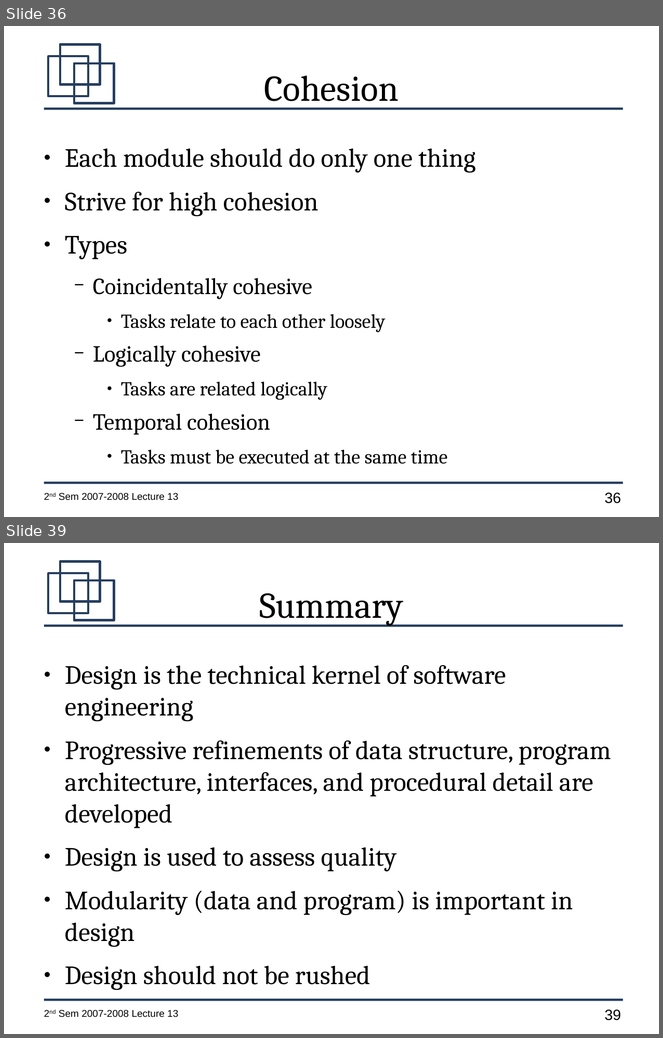
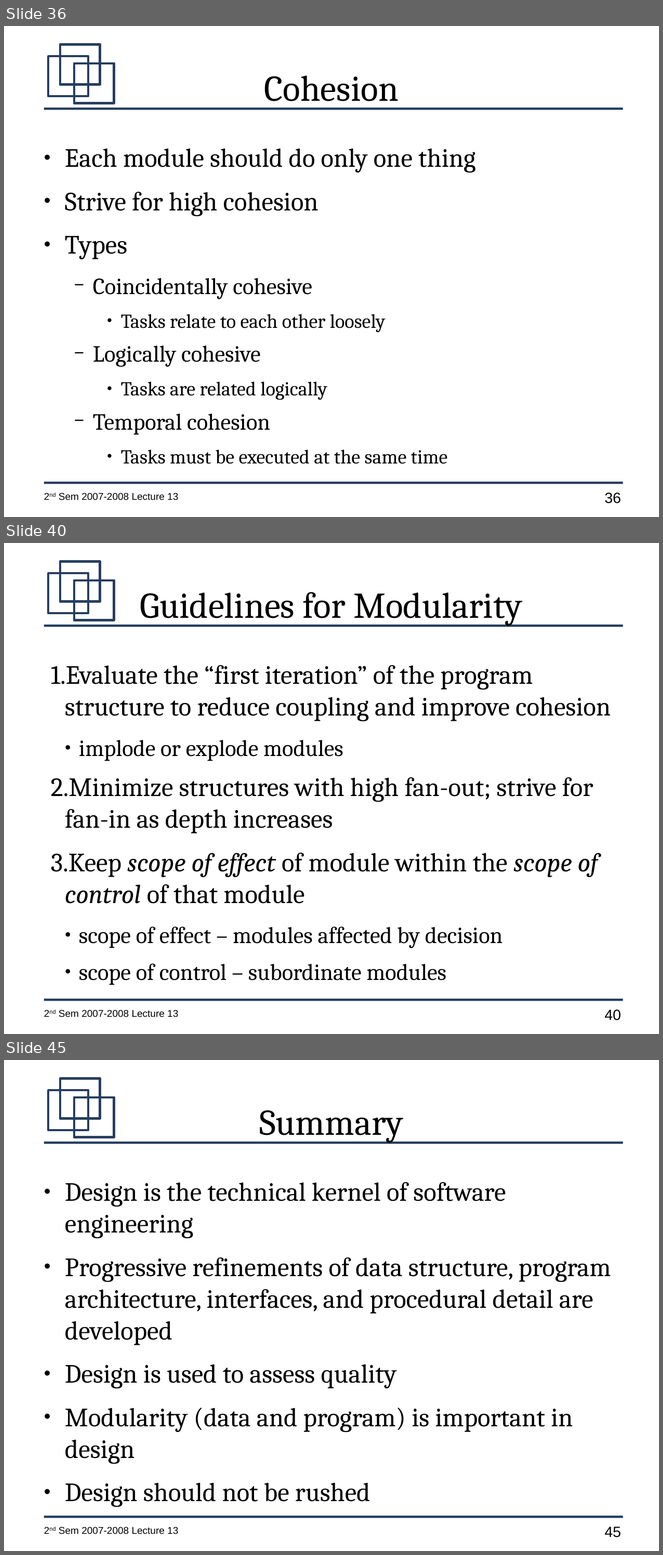
Before and after one commit to jachermocilla/jach-homepage, a slide deck: CMSC128-2nd-Sem-2007-L13.odp. Shown one above the other, each under a label of ours: slides 36 and 39 before the commit, slides 36, 40 and 45 after it; the slides between them are not shown. The pictures are 663x1038 and 663x1555 pixels, drawn with LibreOffice and Linux fonts; fonts in the diff are those of the drawing. Boxes give left, top, right and bottom in pixels: in the first picture for what was removed or moved away, otherwise in the second. Text is boxed around its words. In the diff, an @@ line names an element or a change of style, - is before the commit and + after.

```diff
--- a/CMSC128-2nd-Sem-2007-L13.odp
+++ b/CMSC128-2nd-Sem-2007-L13.odp
@@ slide 40 added at box(4, 543, 659, 1034), background #FFFFFF; not listed: 7 template elements that a slide beside it also shows @@
@@ title added at box(140, 592, 522, 626), 44 pt, text #000000 @@
+Guidelines for Modularity
@@ text added at box(51, 665, 611, 986), 32 pt, text #000000 @@
+1. Evaluate the “first iteration” of the program structure to reduce coupling and improve cohesion
+  ● implode or explode modules
+2. Minimize structures with high fan-out; strive for fan-in as depth increases
+3. Keep scope of effect of module within the scope of control of that module
+  ● scope of effect – modules affected by decision
+  ● scope of control – subordinate modules
@@ what was slide 39 is now slide 45 @@
@@ page number at box(605, 1527, 621, 1538): text changed @@
-39
+45
```
Also in this commit, not shown: 1 slide changed, 6 other slides added, 1 slide removed.
